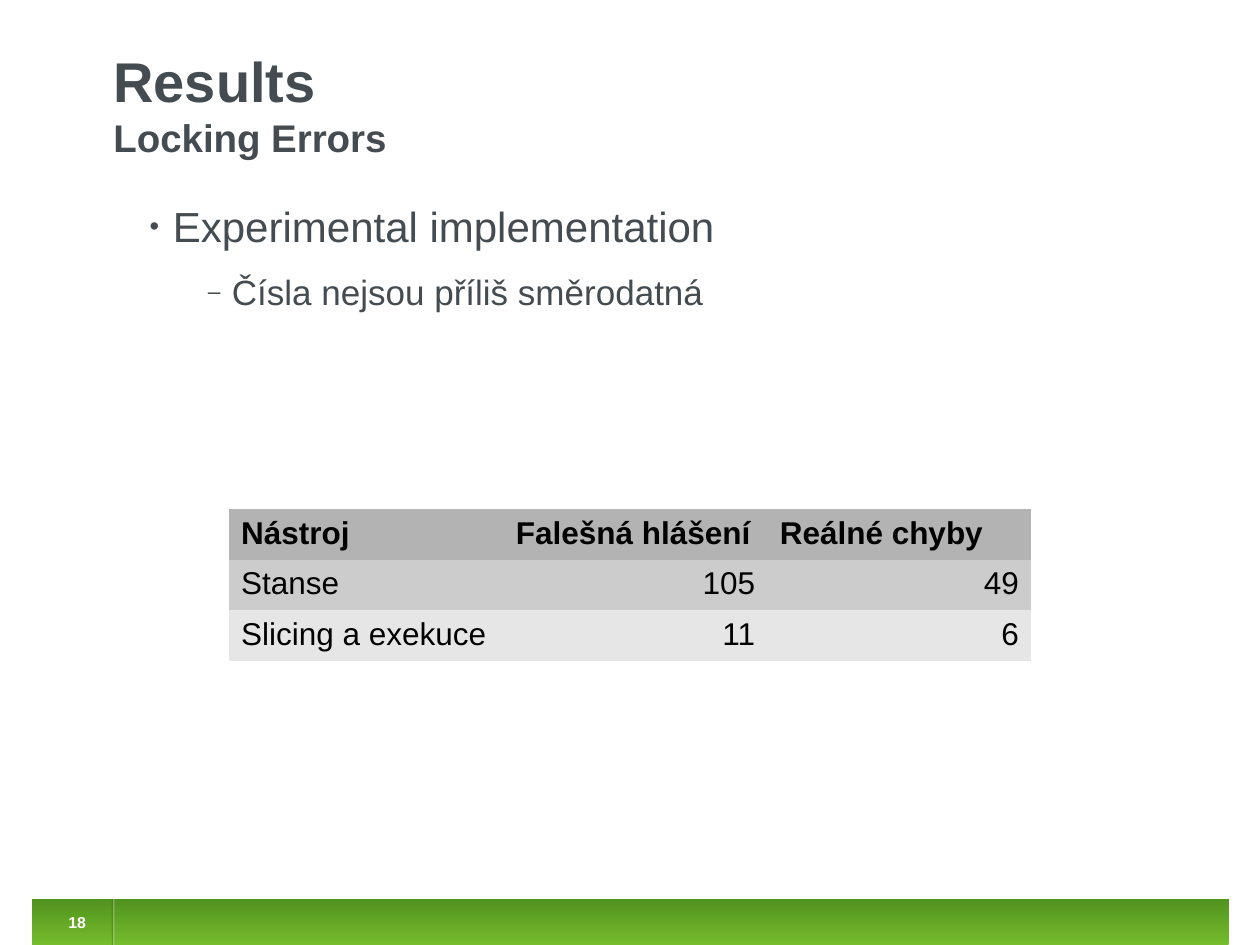
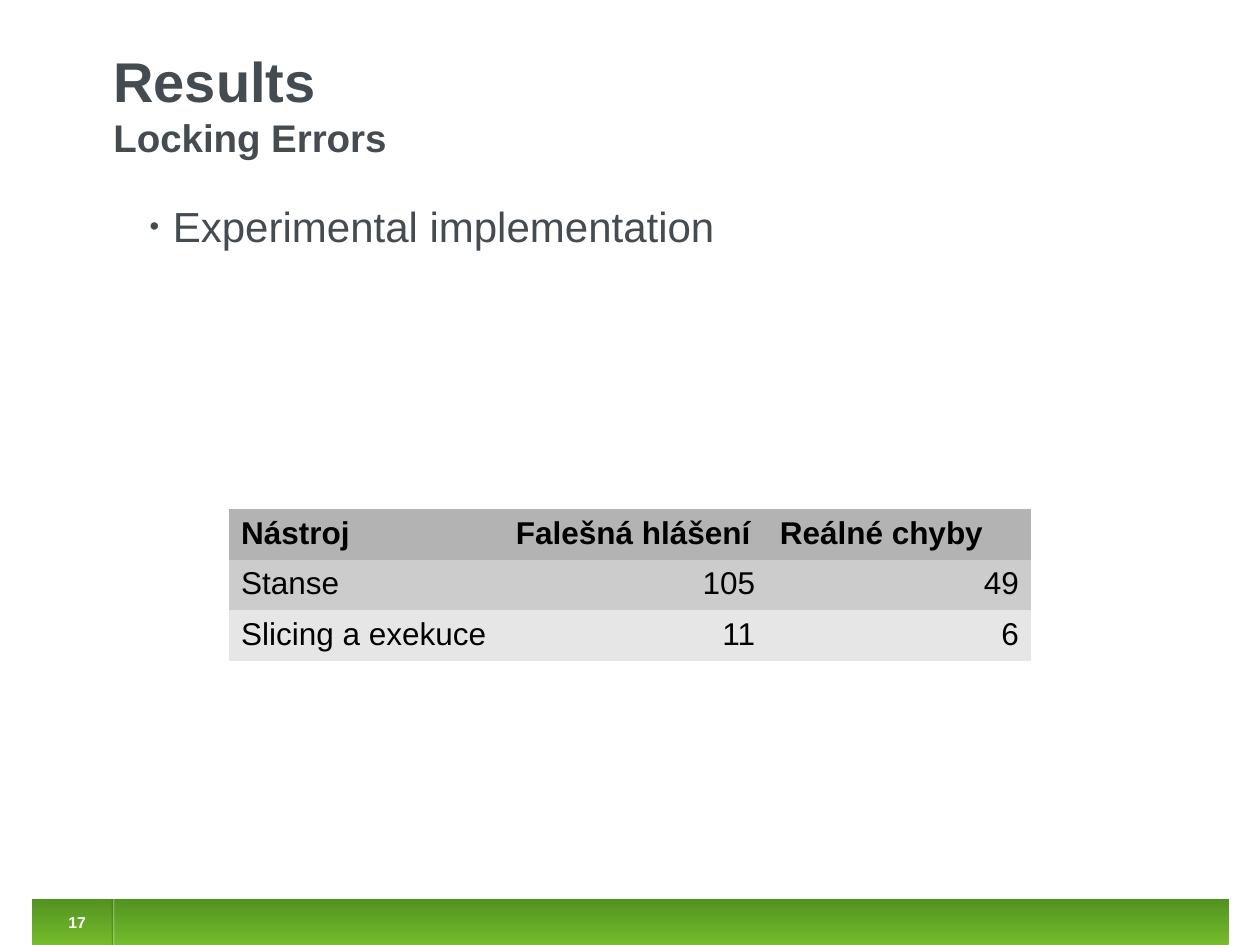
Before and after one commit to jirislaby/writings, a slide deck: slide 17 of presentations/fmics2012.odp (slide 18 before the commit). Drawn at 1260x945 pixels with LibreOffice and Linux fonts; fonts in the diff are those of the drawing. Boxes give left, top, right and bottom in pixels: in the first picture for what was removed or moved away, otherwise in the second. Text is boxed around its words. In the diff, an @@ line names an element or a change of style, - is before the commit and + after.

```diff
--- a/presentations/fmics2012.odp
+++ b/presentations/fmics2012.odp
@@ text at (232, 277, 703, 312): paragraph removed @@
-  ‒ Čísla nejsou příliš směrodatná
@@ page number at (68, 917, 86, 928): text changed @@
-18
+17
```
Also in this commit, not shown: 5 other slides changed, 1 slide added, 2 slides removed.
